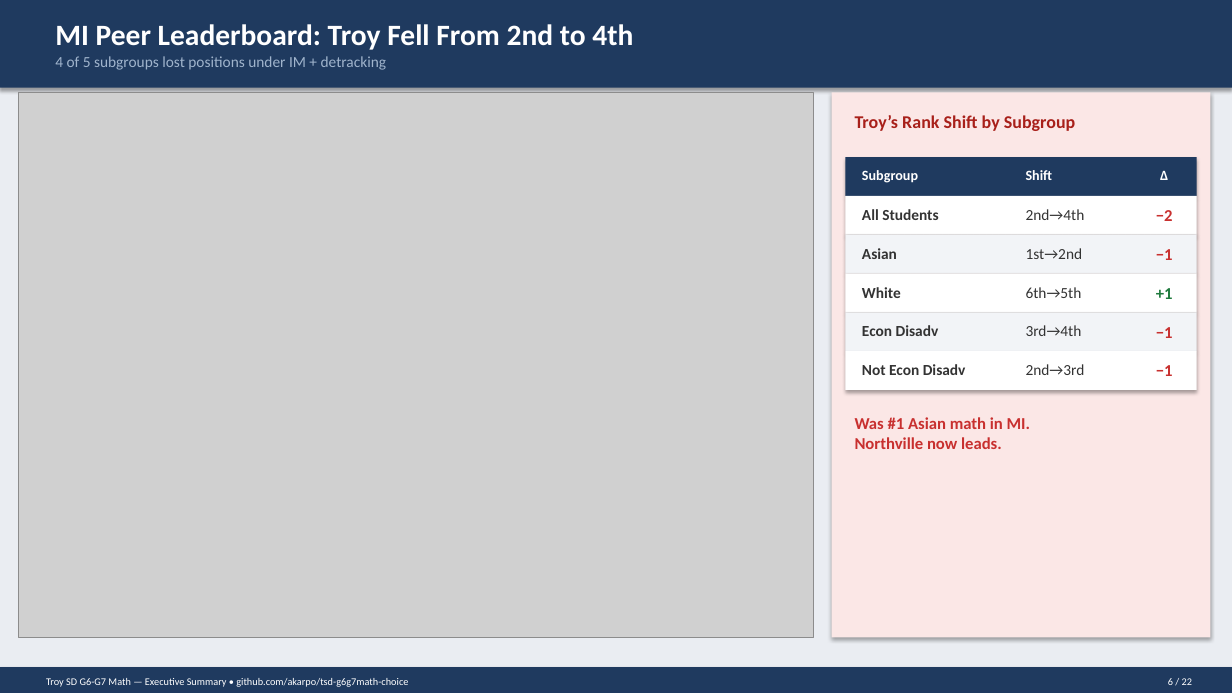
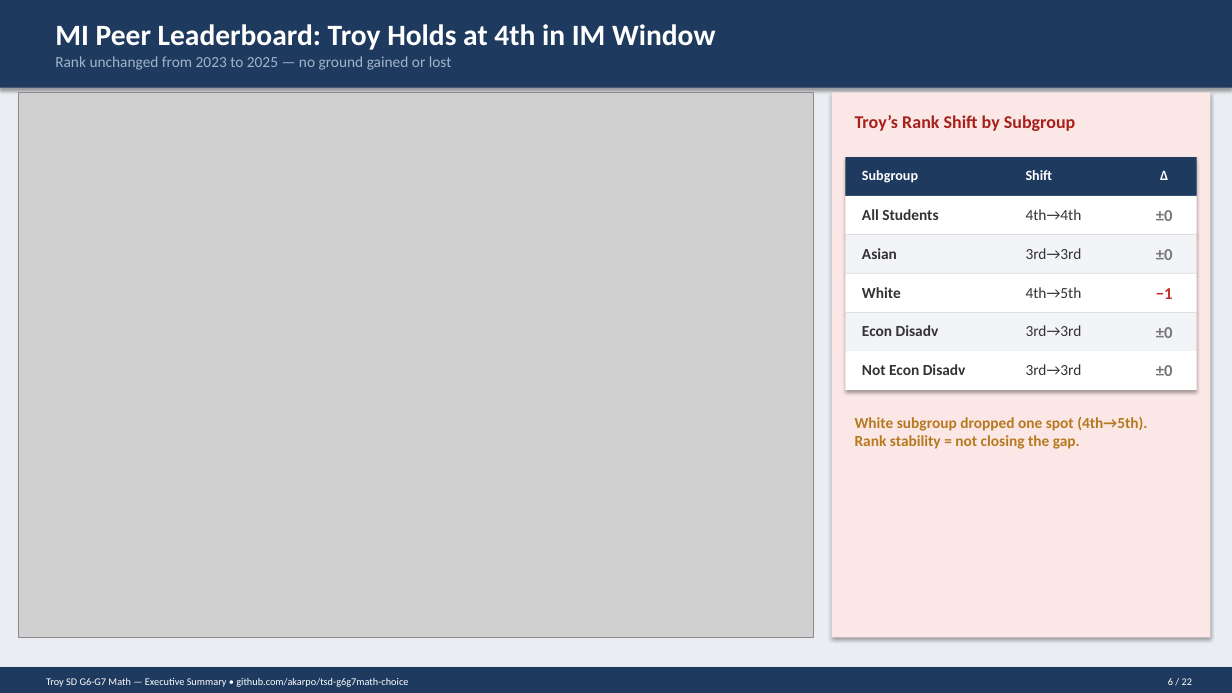
Before and after one commit to akarpo/tsd-g6g7math-choice, a slide deck: slide 6 of deck/Troy_G6G7_Math_Executive_Summary.pptx. Drawn at 1232x693 pixels with LibreOffice and Linux fonts; fonts in the diff are those of the drawing; grey boxes stand for pictures. Boxes give left, top, right and bottom in pixels: in the first picture for what was removed or moved away, otherwise in the second. Text is boxed around its words. In the diff, an @@ line names an element or a change of style, - is before the commit and + after.

```diff
--- a/deck/Troy_G6G7_Math_Executive_Summary.pptx
+++ b/deck/Troy_G6G7_Math_Executive_Summary.pptx
@@ text at [55,24,715,50]: text changed @@
-MI Peer Leaderboard: Troy Fell From 2nd to 4th
+MI Peer Leaderboard: Troy Holds at 4th in IM Window
@@ text at [55,56,452,70]: text changed @@
-4 of 5 subgroups lost positions under IM + detracking
+Rank unchanged from 2023 to 2025 — no ground gained or lost
@@ text at [1026,209,1082,220]: text changed @@
-2nd→4th
+4th→4th
@@ text at [1156,210,1173,221]: text changed; text colour #C8302F to #777777 @@
-−2
+±0
@@ text at [1026,248,1082,259]: text changed @@
-1st→2nd
+3rd→3rd
@@ text at [1156,249,1173,260]: text changed; text colour #C8302F to #777777 @@
-−1
+±0
@@ text at [1026,287,1082,298]: text changed @@
-6th→5th
+4th→5th
@@ text at [1156,288,1173,299]: text changed; text colour #1F7A3D to #C8302F @@
-+1
+−1
@@ text at [1026,325,1082,336]: text changed @@
-3rd→4th
+3rd→3rd
@@ text at [1156,327,1173,338]: text changed; text colour #C8302F to #777777 @@
-−1
+±0
@@ text at [1026,364,1082,375]: text changed @@
-2nd→3rd
+3rd→3rd
@@ text at [1156,365,1173,376]: text changed; text colour #C8302F to #777777 @@
-−1
+±0
@@ text at [855,417,1147,449]: text changed; size 13 to 12 pt; text colour #C8302F to #B7791F @@
-Was #1 Asian math in MI.
-Northville now leads.
+White subgroup dropped one spot (4th→5th).
+Rank stability = not closing the gap.
```
Also in this commit, not shown: 12 other slides changed, 23 other files.
